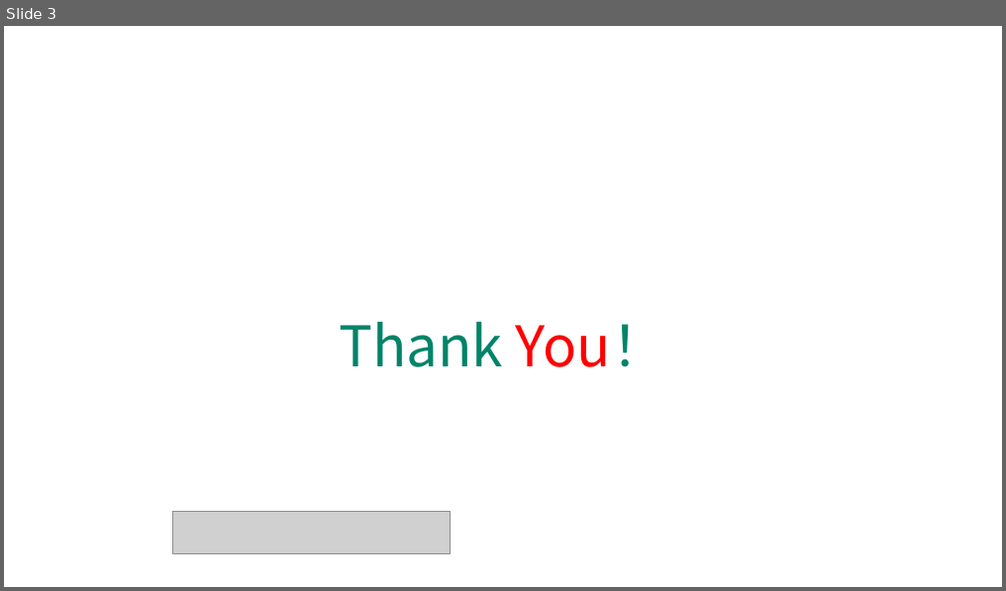
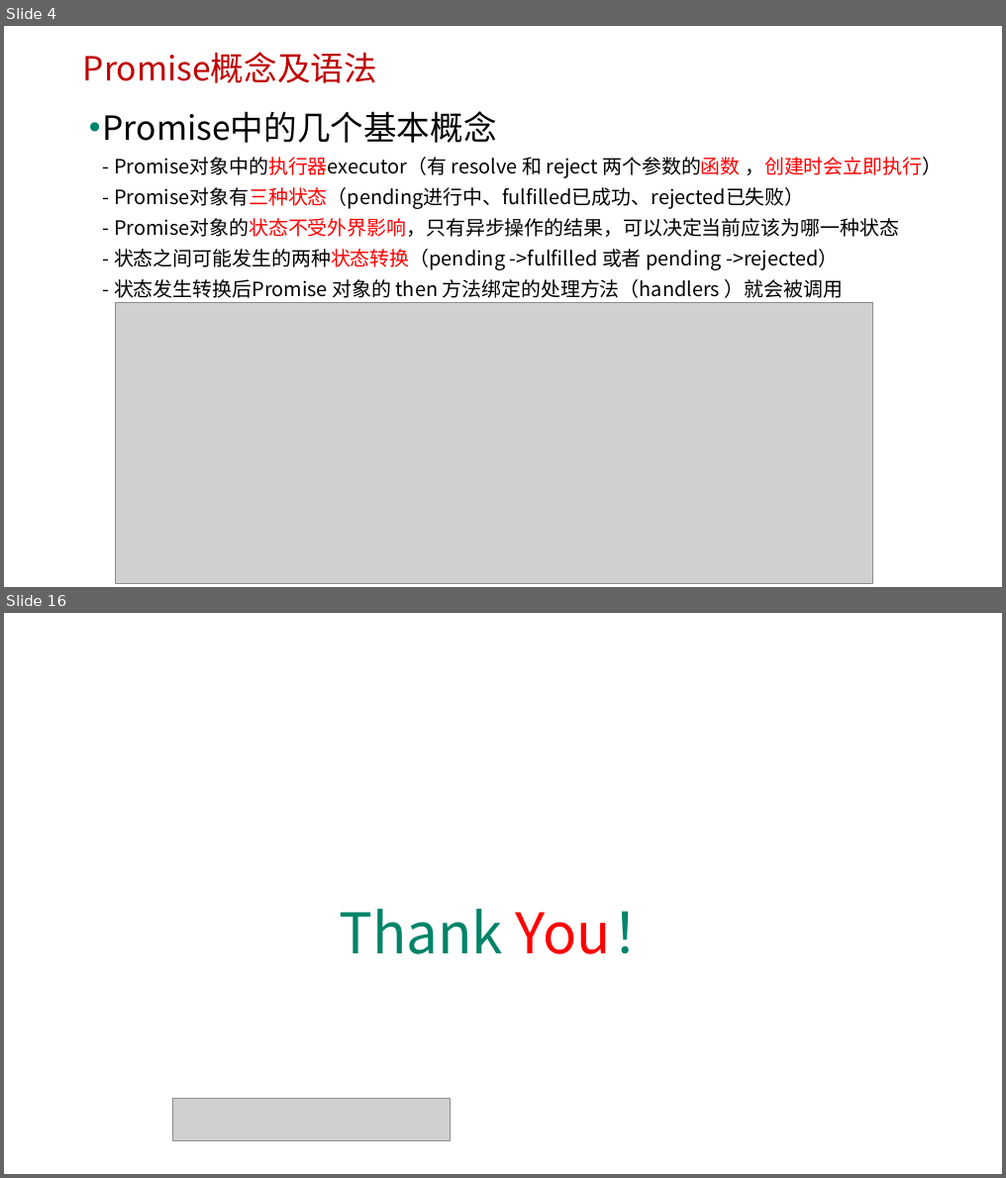
Before and after one commit to edu2act/course-javascript-advanced, a slide deck: 课程PPT/33.ES6中Promise对象与异步编程.pptx. Shown one above the other, each under a label of ours: slide 3 before the commit, slides 4 and 16 after it; the slides between them are not shown. The pictures are 1006x591 and 1006x1178 pixels, drawn with LibreOffice and Linux fonts; fonts in the diff are those of the drawing; grey boxes stand for pictures; background and template pictures are left out. Boxes give left, top, right and bottom in pixels: in the first picture for what was removed or moved away, otherwise in the second. Text is boxed around its words. In the diff, an @@ line names an element or a change of style, - is before the commit and + after.

```diff
--- a/课程PPT/33.ES6中Promise对象与异步编程.pptx
+++ b/课程PPT/33.ES6中Promise对象与异步编程.pptx
@@ slide 4 added at (4, 26, 1002, 587), background picture (left out) @@
@@ text added at (83, 52, 377, 83), 32 pt, text #C00000 @@
+Promise概念及语法
@@ text added at (103, 111, 942, 298), 19 pt, text #000000 @@
+• Promise中的几个基本概念
+  - Promise对象中的执行器executor（有 resolve 和 reject 两个参数的函数 ，创建时会立即执行）
+  - Promise对象有三种状态（pending进行中、fulfilled已成功、rejected已失败）
+  - Promise对象的状态不受外界影响，只有异步操作的结果，可以决定当前应该为哪一种状态
+  - 状态之间可能发生的两种状态转换（pending ->fulfilled 或者 pending ->rejected）
+  - 状态发生转换后Promise 对象的 then 方法绑定的处理方法（handlers ）就会被调用
@@ picture added at (116, 303, 873, 583) @@
@@ what was slide 3 is now slide 16 @@
```
Also in this commit, not shown: 2 slides changed, 13 other slides added, 9 other files.
